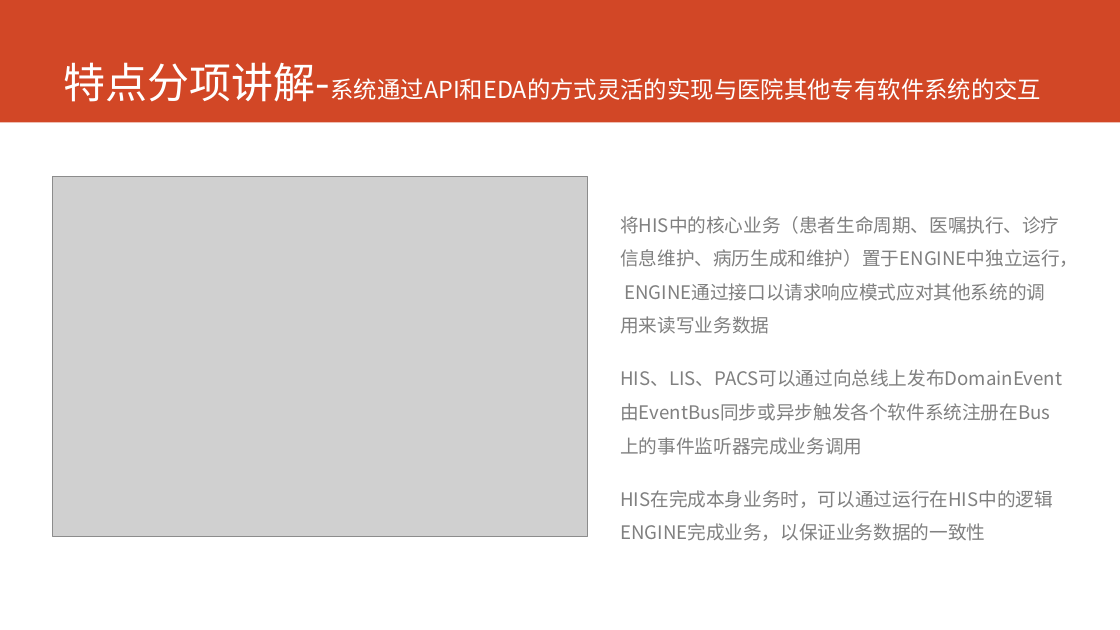
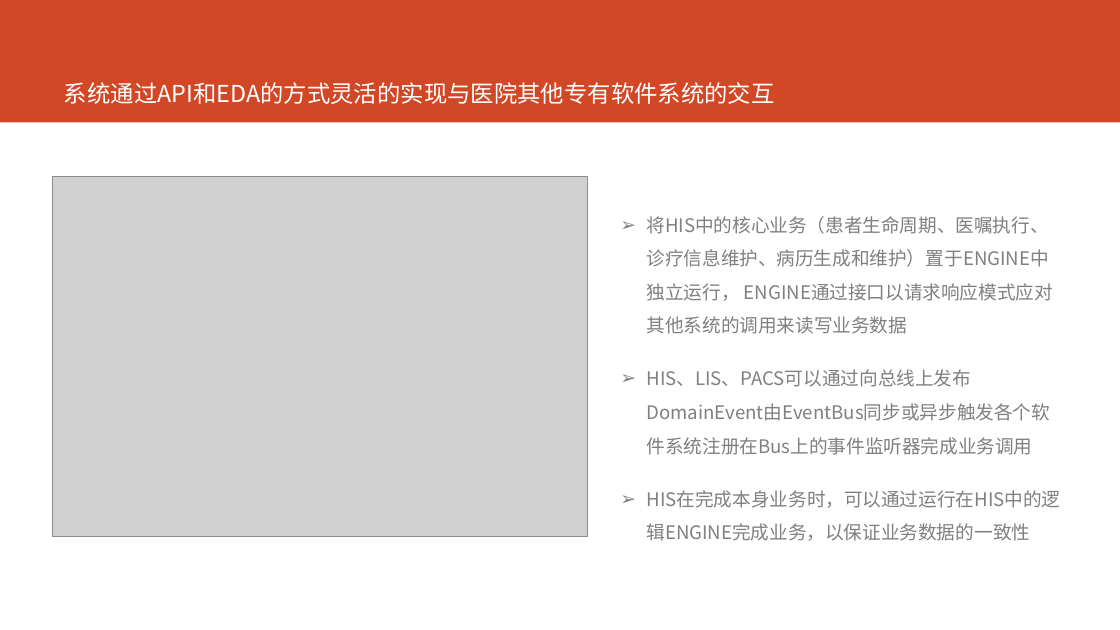
Before and after one commit to AppSecAI-TEST/hospital, a slide deck: slide 11 of doc/EVE新一代HIS核心系统.pptx. Drawn at 1120x630 pixels with LibreOffice and Linux fonts; fonts in the diff are those of the drawing; grey boxes stand for pictures. Boxes give left, top, right and bottom in pixels: in the first picture for what was removed or moved away, otherwise in the second. Text is boxed around its words. In the diff, an @@ line names an element or a change of style, - is before the commit and + after.

```diff
--- a/doc/EVE新一代HIS核心系统.pptx
+++ b/doc/EVE新一代HIS核心系统.pptx
@@ title at [64, 82, 775, 104]: text changed @@
-特点分项讲解-系统通过API和EDA的方式灵活的实现与医院其他专有软件系统的交互
+系统通过API和EDA的方式灵活的实现与医院其他专有软件系统的交互
@@ text "将HIS中的核心业务（患者生命周期、医嘱执行、诊疗信息维护、病历生成和维护）置于ENGINE中独立运行， ENGINE通 ..." at [647, 216, 1061, 541]: bullet none to ➢ @@
```
Also in this commit, not shown: 12 other slides changed.
